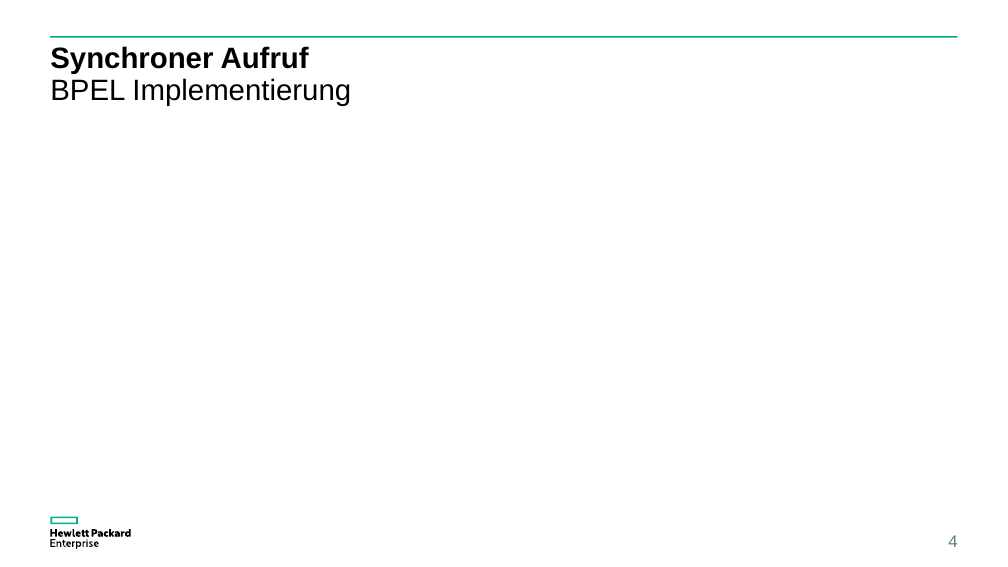
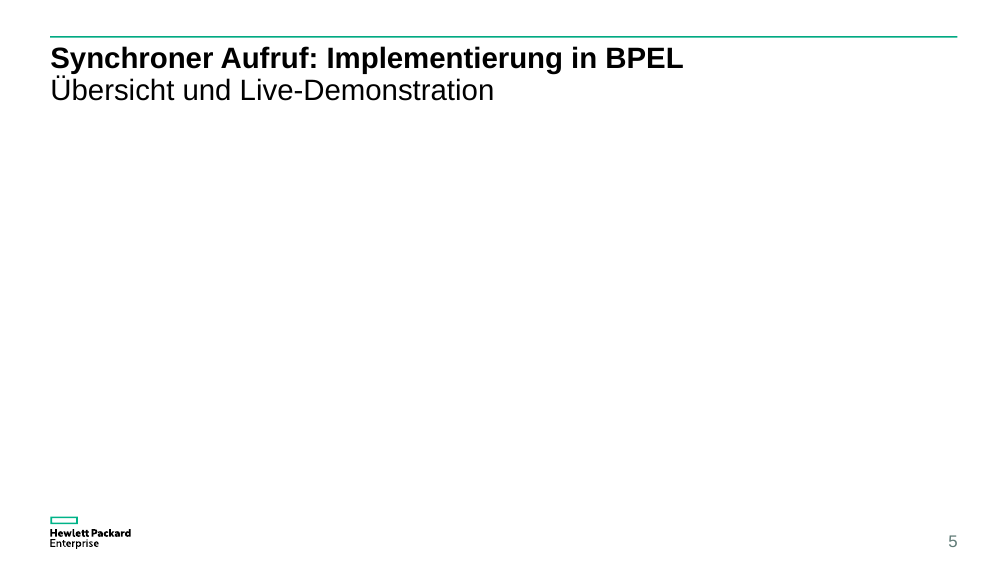
Before and after one commit to steilerDev/BPM_Lab, a slide deck: slide 5 of Ergebnispräsentation.pptx (slide 4 before the commit). Drawn at 1008x567 pixels with LibreOffice and Linux fonts; fonts in the diff are those of the drawing. Boxes give left, top, right and bottom in pixels: in the first picture for what was removed or moved away, otherwise in the second. Text is boxed around its words. In the diff, an @@ line names an element or a change of style, - is before the commit and + after.

```diff
--- a/Ergebnispräsentation.pptx
+++ b/Ergebnispräsentation.pptx
@@ title at (50,46,683,101): text changed; bold on @@
-Synchroner Aufruf
-BPEL Implementierung
+Synchroner Aufruf: Implementierung in BPEL
+Übersicht und Live-Demonstration
@@ page number at (948,535,957,547): text changed @@
-4
+5
```
Also in this commit, not shown: 4 other slides changed, 4 slides added, 1 other file.
